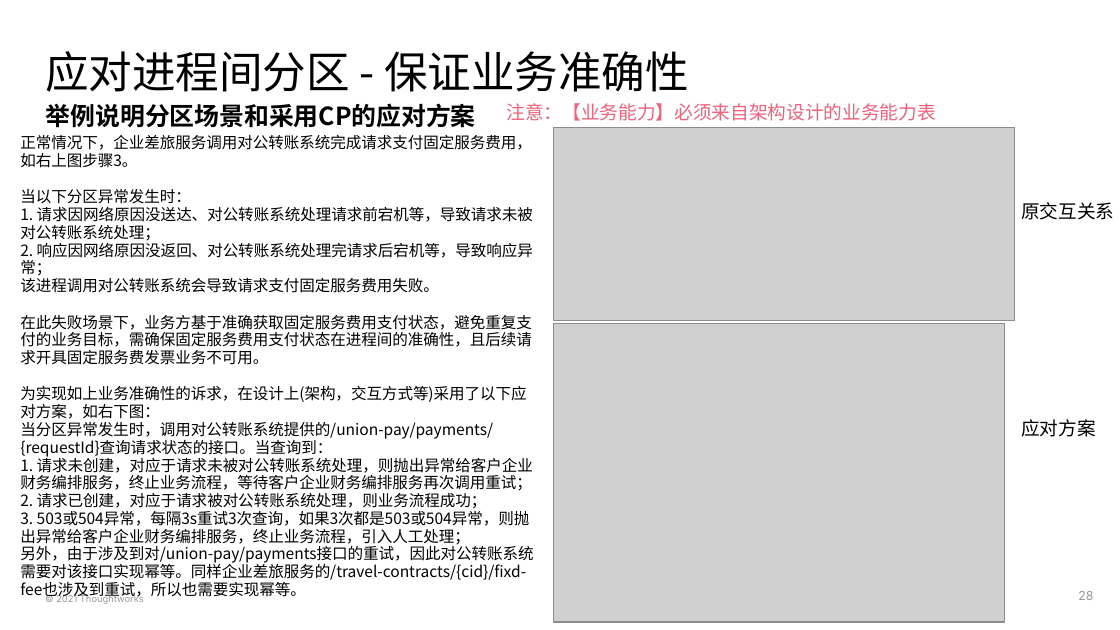
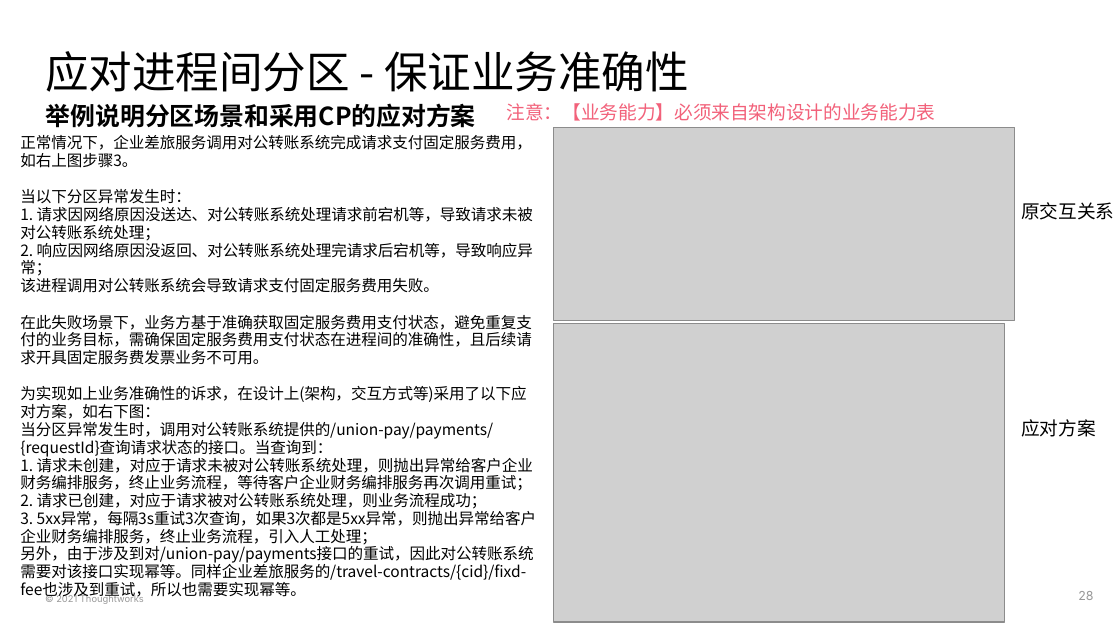
Before and after one commit to deesyx/heima, a slide deck: slide 28 of doc/PS4 黑马考核-项目On-boarding模板-胡炫光.pptx. Drawn at 1120x630 pixels with LibreOffice and Linux fonts; fonts in the diff are those of the drawing; grey boxes stand for pictures. Boxes give left, top, right and bottom in pixels: in the first picture for what was removed or moved away, otherwise in the second. Text is boxed around its words. In the diff, an @@ line names an element or a change of style, - is before the commit and + after.

```diff
--- a/doc/PS4 黑马考核-项目On-boarding模板-胡炫光.pptx
+++ b/doc/PS4 黑马考核-项目On-boarding模板-胡炫光.pptx
@@ text at (20,386,537,600): text changed @@
-为实现如上业务准确性的诉求，在设计上(架构，交互方式等)采用了以下应对方案，如右下图：
-当分区异常发生时，调用对公转账系统提供的/union-pay/payments/{requestId}查询请求状态的接口。当查询到：
-1. 请求未创建，对应于请求未被对公转账系统处理，则抛出异常给客户企业财务编排服务，终止业务流程，等待客户企业财务编排服务再次调用重试；
-2. 请求已创建，对应于请求被对公转账系统处理，则业务流程成功；
-3. 503或504异常，每隔3s重试3次查询，如果3次都是503或504异常，则抛出异常给客户企业财务编排服务，终止业务流程，引入人工处理；
-另外，由于涉及到对/union-pay/payments接口的重试，因此对公转账系统需要对该接口实现幂等。同样企业差旅服务的/travel-contracts/{cid}/fixd-fee也涉及到重试，所以也需要实现幂等。
+为实现如上业务准确性的诉求，在设计上(架构，交互方式等)采用了以下应对方案，如右下图：
+当分区异常发生时，调用对公转账系统提供的/union-pay/payments/{requestId}查询请求状态的接口。当查询到：
+1. 请求未创建，对应于请求未被对公转账系统处理，则抛出异常给客户企业财务编排服务，终止业务流程，等待客户企业财务编排服务再次调用重试；
+2. 请求已创建，对应于请求被对公转账系统处理，则业务流程成功；
+3. 5xx异常，每隔3s重试3次查询，如果3次都是5xx异常，则抛出异常给客户企业财务编排服务，终止业务流程，引入人工处理；
+另外，由于涉及到对/union-pay/payments接口的重试，因此对公转账系统需要对该接口实现幂等。同样企业差旅服务的/travel-contracts/{cid}/fixd-fee也涉及到重试，所以也需要实现幂等。
```
Also in this commit, not shown: 3 other slides changed, 10 slides added, 4 slides removed, 2 other files.
